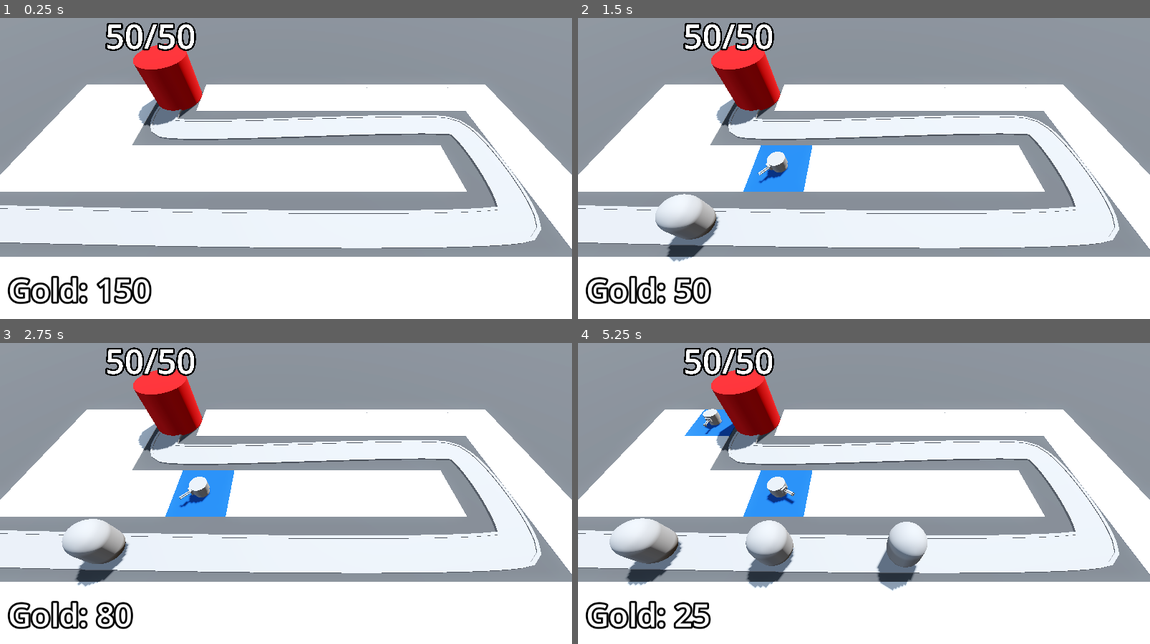
Above: before the commit, frames 1-4 (two rows, left to right).
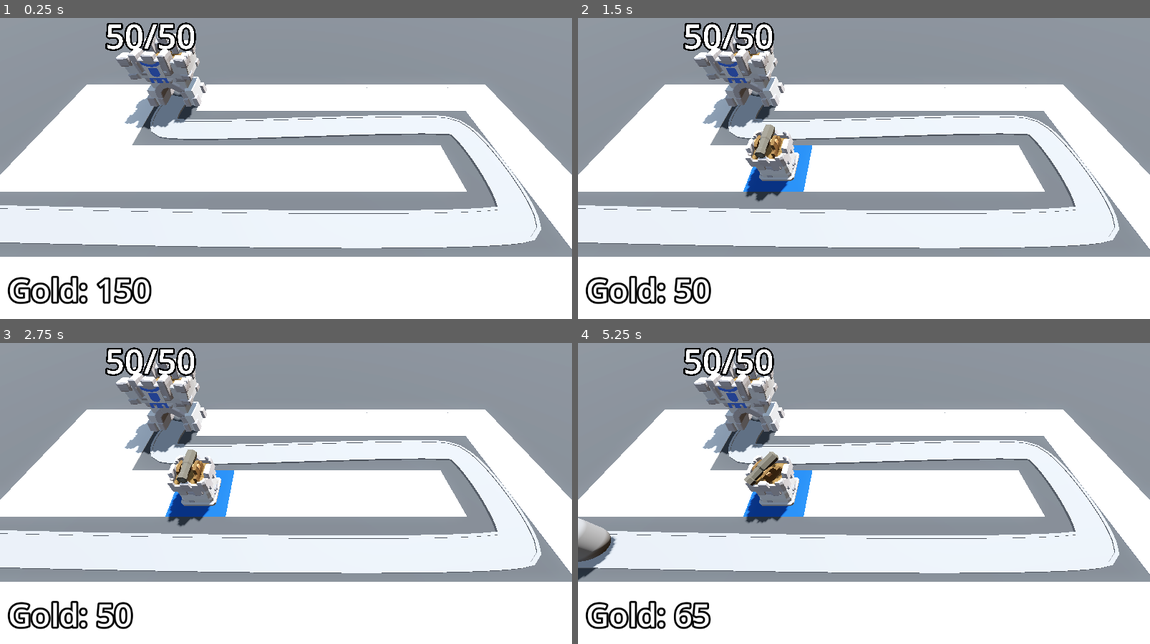
Above: after the commit, the same moments.

Repository: ericvennemeyer/BarbarianBlaster
Game: Godot game, scene res://base_level.tscn
The game is run twice, just before and just after one commit, with the same random seed, the same clock (stepped at 60 frames per second) and the same inputs.
Inputs (mouse positions are in pixels of both pictures, inside the frame that each line leads up to):
- Up to frame 1 (0.25 s): no input
- Up to frame 2 (1.5 s): tap Enter at 0.5 s; move the mouse to (989, 141) at 0.52 s; press the mouse at (989, 141) at 0.53 s; move the mouse to (749, 174) at 1.27 s; release the mouse at (749, 174) at 1.28 s; click (749, 174) at 1.35 s
- Up to frame 3 (2.75 s): move the mouse to (343, 412) at 2.02 s; press the mouse at (343, 412) at 2.03 s
- Up to frame 4 (5.25 s): move the mouse to (835, 547) at 2.77 s; release the mouse at (835, 547) at 2.78 s; click (835, 547) at 2.85 s; move the mouse to (1035, 532) at 3.52 s; press the mouse at (1035, 532) at 3.53 s; move the mouse to (692, 436) at 4.27 s; release the mouse at (692, 436) at 4.28 s; click (692, 436) at 4.35 s; move the mouse to (892, 484) at 5.02 s; press the mouse at (892, 484) at 5.03 s

The runs differ from the first frame. In frame 1, 2.5% of the frame differs, in the area x 20-37%, y 5-38%; in frame 2, 5.6%; in frame 3, 5.8%; in frame 4, 9.6%, in the area x 0-62%, y 5-96%.

Commit message:
3.30 -- using GLTF Files

Diff:
--- a/Base/base.gd
+++ b/Base/base.gd
@@ -18,7 +18,7 @@
 
 func _ready() -> void:
 	current_health = max_health
-	Engine.time_scale = 3
+	#Engine.time_scale = 3
 
 
 func take_damage() -> void:
--- a/Base/base.tscn
+++ b/Base/base.tscn
@@ -1,19 +1,10 @@
 [gd_scene load_steps=3 format=3 uid="uid://lf68f6n1h4c6"]
 
 [ext_resource type="Script" uid="uid://c36udq6nqpnn6" path="res://Base/base.gd" id="1_u1x2a"]
-
-[sub_resource type="StandardMaterial3D" id="StandardMaterial3D_5vx1e"]
-albedo_color = Color(0.77, 0, 0, 1)
+[ext_resource type="PackedScene" uid="uid://eqsafdsgsvaj" path="res://Assets/Base.glb" id="2_n5f2c"]
 
 [node name="Base" type="Node3D" groups=["Base"]]
 script = ExtResource("1_u1x2a")
-
-[node name="CSGCylinder3D" type="CSGCylinder3D" parent="."]
-transform = Transform3D(1, 0, 0, 0, 1, 0, 0, 0, 1, 0, 2, 0)
-radius = 2.0
-height = 4.0
-sides = 32
-material = SubResource("StandardMaterial3D_5vx1e")
 
 [node name="Label3D" type="Label3D" parent="."]
 transform = Transform3D(1, 0, 0, 0, 1, 0, 0, 0, 1, 0, 5.5, 0)
@@ -21,3 +12,5 @@
 text = "HEALTH"
 font_size = 500
 outline_size = 100
+
+[node name="Base" parent="." instance=ExtResource("2_n5f2c")]
--- a/Turret/turret.gd
+++ b/Turret/turret.gd
@@ -6,15 +6,15 @@
 @export var turret_range: float = 10.0
 @export var projectile: PackedScene
 
-@onready var projectile_spawn_point: Marker3D = $TurretBase/TurretTop/BarrelBase/ProjectileSpawnPoint
+@onready var projectile_spawn_point: Marker3D = $TurretBase/Cannon/ProjectileSpawnPoint
+@onready var turret_base: Node3D = $TurretBase
 @onready var animation_player: AnimationPlayer = $AnimationPlayer
-@onready var barrel_base: MeshInstance3D = $TurretBase/TurretTop/BarrelBase
 
 
 func _physics_process(delta: float) -> void:
 	target = find_best_target()
 	if target:
-		look_at(target.global_position, Vector3.UP, true)
+		turret_base.look_at(target.global_position, Vector3.UP, true)
 
 
 func _on_timer_timeout() -> void:
@@ -22,10 +22,8 @@
 		var new_projectile = projectile.instantiate()
 		new_projectile.global_position = projectile_spawn_point.global_position
 		add_child(new_projectile)
-		new_projectile.direction = global_transform.basis.z
+		new_projectile.direction = turret_base.global_transform.basis.z
 		animation_player.play("fire")
-		var tween = create_tween()
-		tween.tween_property(barrel_base, "rotation:z", deg_to_rad(90), 0.1).as_relative()
 
 
 func find_best_target() -> PathFollow3D:
--- a/Turret/turret.tscn
+++ b/Turret/turret.tscn
@@ -1,54 +1,23 @@
-[gd_scene load_steps=11 format=3 uid="uid://bqi2sbg7y32ev"]
+[gd_scene load_steps=8 format=3 uid="uid://bqi2sbg7y32ev"]
 
 [ext_resource type="Script" uid="uid://6shvjrxe5tbc" path="res://Turret/turret.gd" id="1_5kpma"]
 [ext_resource type="PackedScene" uid="uid://bfhsedt45lq2u" path="res://Turret/projectile.tscn" id="2_djkev"]
-
-[sub_resource type="CylinderMesh" id="CylinderMesh_cb20n"]
-height = 0.5
-
-[sub_resource type="CylinderMesh" id="CylinderMesh_5kpma"]
-top_radius = 0.6
-bottom_radius = 0.6
-height = 0.6
-
-[sub_resource type="BoxMesh" id="BoxMesh_cb20n"]
-size = Vector3(0.4, 0.4, 0.5)
-
-[sub_resource type="CylinderMesh" id="CylinderMesh_djkev"]
-top_radius = 0.04
-bottom_radius = 0.04
-height = 1.0
-
-[sub_resource type="CylinderMesh" id="CylinderMesh_ttsi1"]
-top_radius = 0.13
-bottom_radius = 0.13
-height = 0.02
+[ext_resource type="PackedScene" uid="uid://dpqqfp5vuxaxi" path="res://Assets/Cannon.glb" id="3_r754r"]
+[ext_resource type="PackedScene" uid="uid://8hxp5r7cgh8x" path="res://Assets/TurretBase.glb" id="3_ttsi1"]
 
 [sub_resource type="Animation" id="Animation_ttsi1"]
 length = 0.3
 tracks/0/type = "value"
 tracks/0/imported = false
 tracks/0/enabled = true
-tracks/0/path = NodePath("TurretBase/TurretTop:position")
+tracks/0/path = NodePath("TurretBase:position")
 tracks/0/interp = 1
 tracks/0/loop_wrap = true
 tracks/0/keys = {
 "times": PackedFloat32Array(0),
 "transitions": PackedFloat32Array(1),
 "update": 0,
-"values": [Vector3(0, 0.5, 0)]
-}
-tracks/1/type = "value"
-tracks/1/imported = false
-tracks/1/enabled = true
-tracks/1/path = NodePath("TurretBase/TurretTop/BarrelBase:rotation")
-tracks/1/interp = 1
-tracks/1/loop_wrap = true
-tracks/1/keys = {
-"times": PackedFloat32Array(0),
-"transitions": PackedFloat32Array(1),
-"update": 0,
-"values": [Vector3(0, 0, 0)]
+"values": [Vector3(0, 2.12376, 0.0114237)]
 }
 
 [sub_resource type="Animation" id="Animation_djkev"]
@@ -58,14 +27,14 @@
 tracks/0/type = "value"
 tracks/0/imported = false
 tracks/0/enabled = true
-tracks/0/path = NodePath("TurretBase/TurretTop:position")
+tracks/0/path = NodePath("TurretBase:position")
 tracks/0/interp = 1
 tracks/0/loop_wrap = true
 tracks/0/keys = {
 "times": PackedFloat32Array(0, 0.3),
 "transitions": PackedFloat32Array(1, 1),
 "update": 0,
-"values": [Vector3(0, 0.5, -0.6), Vector3(0, 0.5, 0)]
+"values": [Vector3(0, 2.12376, -0.409274), Vector3(0, 2.12376, 0.0114237)]
 }
 
 [sub_resource type="AnimationLibrary" id="AnimationLibrary_r754r"]
@@ -78,50 +47,13 @@
 script = ExtResource("1_5kpma")
 projectile = ExtResource("2_djkev")
 
-[node name="TurretBase" type="MeshInstance3D" parent="."]
-transform = Transform3D(1, 0, 0, 0, 1, 0, 0, 0, 1, 0, 0.2498, 0)
-mesh = SubResource("CylinderMesh_cb20n")
+[node name="TurretBase" type="Node3D" parent="."]
+transform = Transform3D(1, 0, 0, 0, 1, 0, 0, 0, 1, 0, 2.12376, 0.0114237)
 
-[node name="TurretTop" type="MeshInstance3D" parent="TurretBase"]
-transform = Transform3D(1, 0, 0, 0, 1, 0, 0, 0, 1, 0, 0.5, 0)
-mesh = SubResource("CylinderMesh_5kpma")
+[node name="Cannon" parent="TurretBase" instance=ExtResource("3_r754r")]
 
-[node name="BarrelBase" type="MeshInstance3D" parent="TurretBase/TurretTop"]
-transform = Transform3D(1, 0, 0, 0, 1, 0, 0, 0, 1, 0, 0.00405657, 0.456876)
-mesh = SubResource("BoxMesh_cb20n")
-
-[node name="GunBarrel" type="MeshInstance3D" parent="TurretBase/TurretTop/BarrelBase"]
-transform = Transform3D(1, 0, 0, 0, -4.37114e-08, -1, 0, 1, -4.37114e-08, 0, 0.0768098, 0.488979)
-mesh = SubResource("CylinderMesh_djkev")
-skeleton = NodePath("../../../..")
-
-[node name="GunBarrel2" type="MeshInstance3D" parent="TurretBase/TurretTop/BarrelBase"]
-transform = Transform3D(1, 0, 0, 0, -4.37114e-08, -1, 0, 1, -4.37114e-08, 0, -0.0682709, 0.488979)
-mesh = SubResource("CylinderMesh_djkev")
-skeleton = NodePath("../../../..")
-
-[node name="GunBarrel3" type="MeshInstance3D" parent="TurretBase/TurretTop/BarrelBase"]
-transform = Transform3D(1, 0, 0, 0, -4.37114e-08, -1, 0, 1, -4.37114e-08, 0.0800224, 0.0117651, 0.488979)
-mesh = SubResource("CylinderMesh_djkev")
-skeleton = NodePath("../../../..")
-
-[node name="GunBarrel4" type="MeshInstance3D" parent="TurretBase/TurretTop/BarrelBase"]
-transform = Transform3D(1, 0, 0, 0, -4.37114e-08, -1, 0, 1, -4.37114e-08, -0.071793, 0.0117651, 0.488979)
-mesh = SubResource("CylinderMesh_djkev")
-skeleton = NodePath("../../../..")
-
-[node name="BarrelHolder" type="MeshInstance3D" parent="TurretBase/TurretTop/BarrelBase"]
-transform = Transform3D(1, 0, 0, 0, -4.37114e-08, -1, 0, 1, -4.37114e-08, 0, 0.00420749, 0.932483)
-mesh = SubResource("CylinderMesh_ttsi1")
-skeleton = NodePath("../..")
-
-[node name="BarrelHolder2" type="MeshInstance3D" parent="TurretBase/TurretTop/BarrelBase"]
-transform = Transform3D(1, 0, 0, 0, -4.37114e-08, -1, 0, 1, -4.37114e-08, 0, 0.00420749, 0.322025)
-mesh = SubResource("CylinderMesh_ttsi1")
-skeleton = NodePath("../..")
-
-[node name="ProjectileSpawnPoint" type="Marker3D" parent="TurretBase/TurretTop/BarrelBase"]
-transform = Transform3D(1, 0, 0, 0, 1, 0, 0, 0, 1, 0, 0.089103, 1.0139)
+[node name="ProjectileSpawnPoint" type="Marker3D" parent="TurretBase/Cannon"]
+transform = Transform3D(1, 0, 0, 0, 1, 0, 0, 0, 1, 0, 0.788413, 1.17124)
 
 [node name="Timer" type="Timer" parent="."]
 autostart = true
@@ -131,4 +63,6 @@
 &"": SubResource("AnimationLibrary_r754r")
 }
 
+[node name="TurretBase2" parent="." instance=ExtResource("3_ttsi1")]
+
 [connection signal="timeout" from="Timer" to="." method="_on_timer_timeout"]
Binary file added: Assets/Base.glb
Not shown, added: Assets/Base.glb.import
Binary file added: Assets/Base_Castle-metallic.png-Castle-roughness.png
Not shown, added: Assets/Base_Castle-metallic.png-Castle-roughness.png.import
Binary file added: Assets/Base_castle-colour-palette.png
Not shown, added: Assets/Base_castle-colour-palette.png.import
Binary file added: Assets/Cannon.glb
Not shown, added: Assets/Cannon.glb.import
Binary file added: Assets/Cannon_Castle-metallic.png-Castle-roughness.png
Not shown, added: Assets/Cannon_Castle-metallic.png-Castle-roughness.png.import
Binary file added: Assets/Cannon_castle-colour-palette.png
Not shown, added: Assets/Cannon_castle-colour-palette.png.import
(and 18 more such lines)
